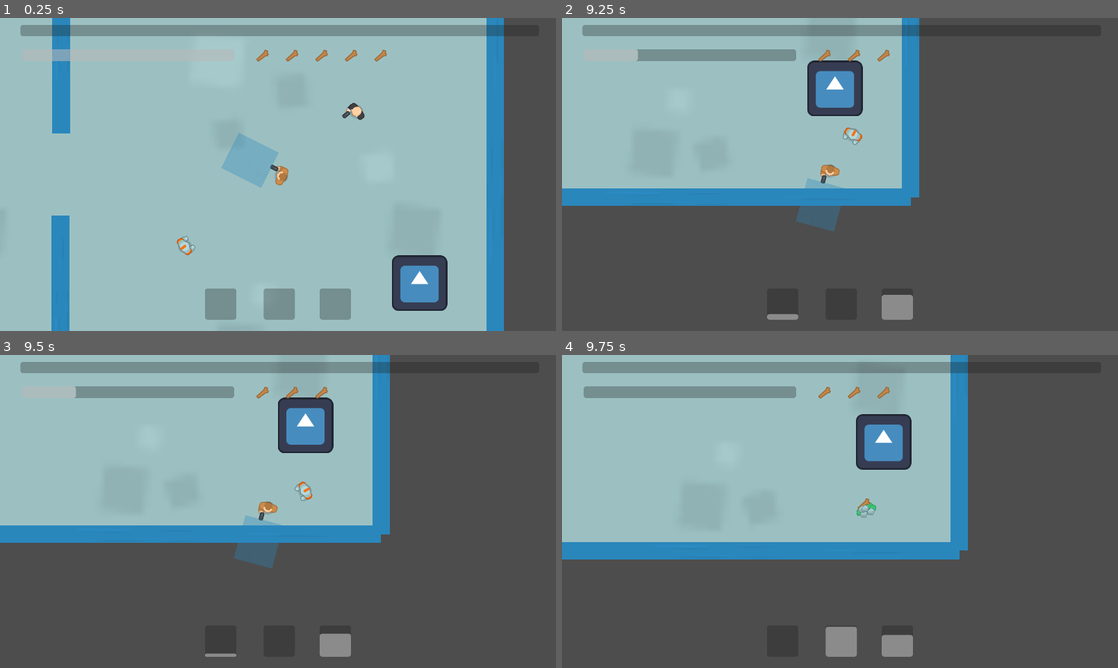
Above: before the commit, frames 1-4 (two rows, left to right).
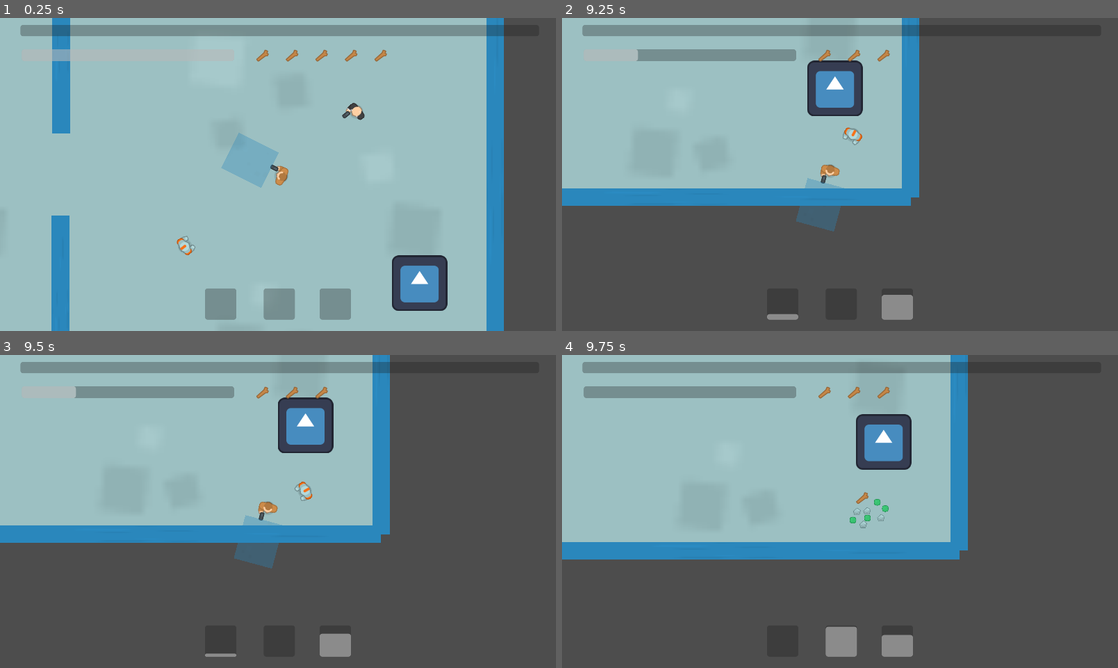
Above: after the commit, the same moments.

Repository: dmq262/Shadow-Stallion
Game: Godot game, scene res://scenes/main.tscn
Same seed, same stepped clock (60 frames per second), same inputs: the game is played once before the commit and once after it. The engine's default icon, where the game draws it, is replaced by a stand-in: a white triangle on a blue panel in a dark square. Sound files missing from this copy of the repository are replaced by a short silence.
Inputs (mouse positions are in pixels of both pictures, inside the frame that each line leads up to):
- Up to frame 1 (0.25 s): no input
- Up to frame 2 (9.25 s): move the mouse to (962, 158) at 0.52 s; hold D (move_right) 0.53-1.28 s; right-click (962, 158) at 0.6 s; move the mouse to (728, 190) at 1.27 s; hold S (move_down) 1.28-2.03 s; tap Shift (dash) every 2.25 s from 1.35 to 8.1 s; move the mouse to (895, 105) at 2.02 s; hold D (move_right) 2.03-2.78 s; click (895, 105) at 2.1 s; move the mouse to (812, 237) at 2.77 s; hold W (move_up) 2.78-3.53 s; right-click (812, 237) at 2.85 s; move the mouse to (1006, 221) at 3.52 s; hold A (move_left) 3.53-5.03 s; move the mouse to (673, 127) at 4.27 s; click (673, 127) at 4.35 s; move the mouse to (867, 174) at 5.02 s; hold S (move_down) 5.03-5.78 s; right-click (867, 174) at 5.1 s; move the mouse to (756, 96) at 5.77 s; hold D (move_right) 5.78-6.53 s; move the mouse to (962, 158) at 6.52 s; hold W (move_up) 6.53-7.28 s; click (962, 158) at 6.6 s; move the mouse to (728, 190) at 7.27 s; hold D (move_right) 7.28-8.03 s; right-click (728, 190) at 7.35 s; move the mouse to (895, 105) at 8.02 s; hold S (move_down) 8.03-8.78 s; move the mouse to (812, 237) at 8.77 s; hold A (move_left) from 8.78 s (still down); click (812, 237) at 8.85 s
- Up to frame 3 (9.5 s): keep holding A (move_left)
- Up to frame 4 (9.75 s): move the mouse to (1006, 558) at 9.52 s; release A (move_left) at 9.53 s; hold W (move_up) from 9.53 s (still down); right-click (1006, 558) at 9.6 s

Frames 1-3 are identical in both runs. In frame 4, 0.2% of the frame differs, in the area x 51-59%, y 43-56%.

Commit message:
increased loot drop splash range

Diff:
--- a/scenes/enemy_melee.gd
+++ b/scenes/enemy_melee.gd
@@ -103,7 +103,7 @@
 	loot.type = type
 	loot.value = value
 	loot.global_position = global_position
-	loot.velocity = Vector2(randf_range(-3, 3), randf_range(-3, 3))
+	loot.velocity = Vector2(randf_range(-7, 7), randf_range(-7, 7))
 	get_tree().current_scene.add_child(loot)
 
 #DETECT IF PLAYER IN RANGE
--- a/scenes/enemy_ranged.gd
+++ b/scenes/enemy_ranged.gd
@@ -63,5 +63,5 @@
 	loot.type = type
 	loot.value = value
 	loot.global_position = global_position
-	loot.velocity = Vector2(randf_range(-3, 3), randf_range(-3, 3))
+	loot.velocity = Vector2(randf_range(-7, 7), randf_range(-7, 7))
 	get_tree().current_scene.add_child(loot)
